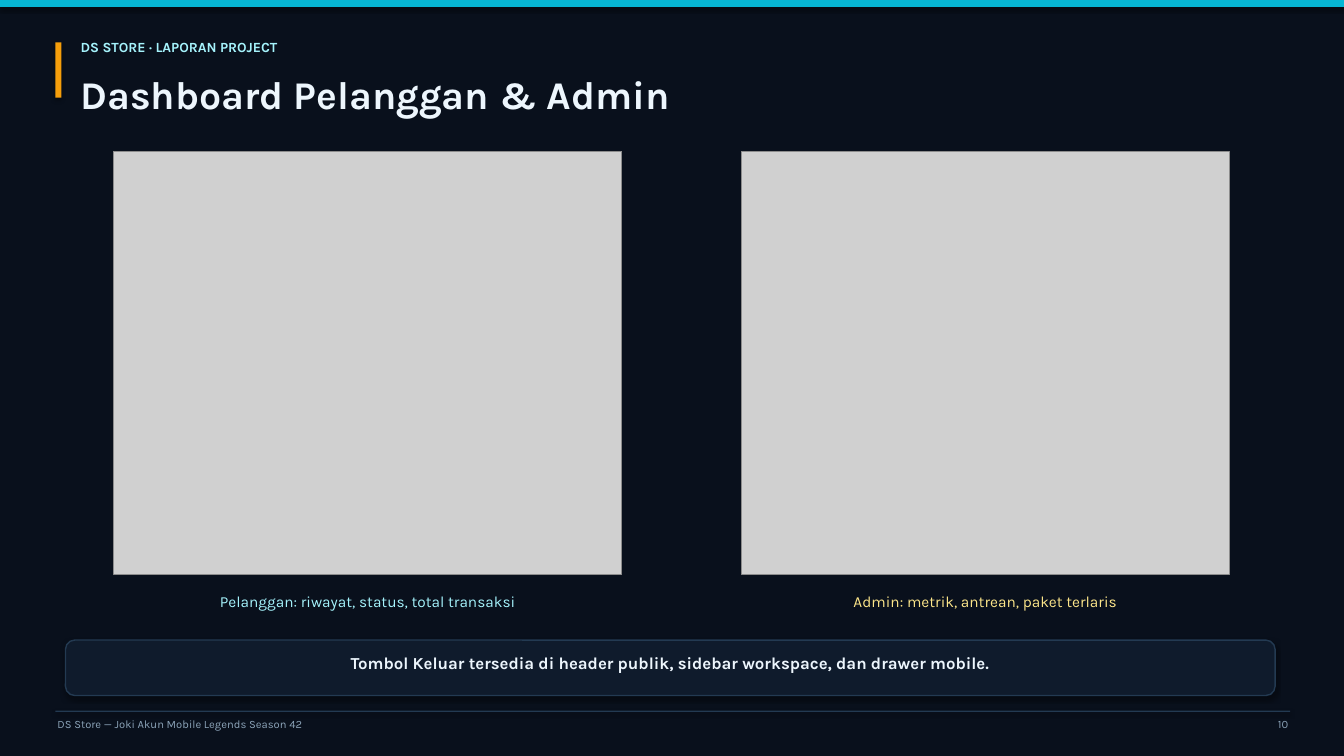
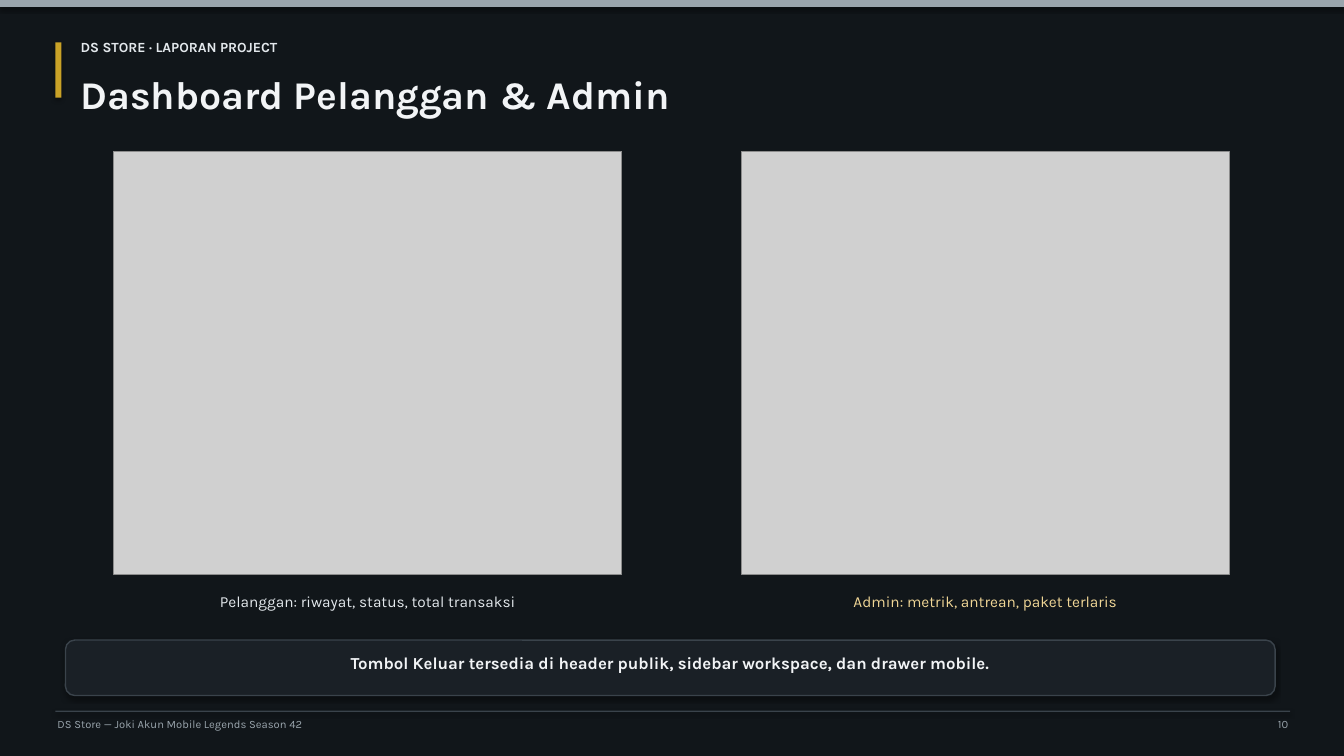
Before and after one commit to a3snewbaru990-ui/ds-store-laravel, a slide deck: slide 10 of docs/bagian-3/02-Presentasi/Presentasi-DS-Store.pptx. Drawn at 1344x756 pixels with LibreOffice and Linux fonts; fonts in the diff are those of the drawing; grey boxes stand for pictures. Boxes give left, top, right and bottom in pixels: in the first picture for what was removed or moved away, otherwise in the second. Text is boxed around its words. In the diff, an @@ line names an element or a change of style, - is before the commit and + after.

Commit message:
New UI model The Forge, remove demo accounts, add admin:create, refresh docs

```diff
--- a/docs/bagian-3/02-Presentasi/Presentasi-DS-Store.pptx
+++ b/docs/bagian-3/02-Presentasi/Presentasi-DS-Store.pptx
@@ background #09101C to #11161A @@
@@ rectangle at [0, 0, 1344, 7]: fill #06B6D4 to #9AA5AD @@
@@ rectangle at [55, 42, 62, 98]: fill #F59E0B to #C9A227 @@
@@ text "DS STORE · LAPORAN PROJECT" at [81, 42, 277, 52]: text colour #A5F3FC to #E3E8EC @@
@@ text "Pelanggan: riwayat, status, total transaksi" at [220, 596, 515, 611]: text colour #A5F3FC to #E3E8EC @@
@@ text "Admin: metrik, antrean, paket terlaris" at [853, 596, 1116, 611]: text colour #FDE68A to #F0D696 @@
@@ rounded rectangle at [66, 640, 1275, 696]: fill #0F1B2C to #1A2026; outline #233A52 1 pt to #3A434B 1 pt @@
@@ rectangle at [55, 711, 1291, 712]: fill #233A52 to #3A434B @@
```
Also in this commit, not shown: 14 other slides changed, 48 other files.
